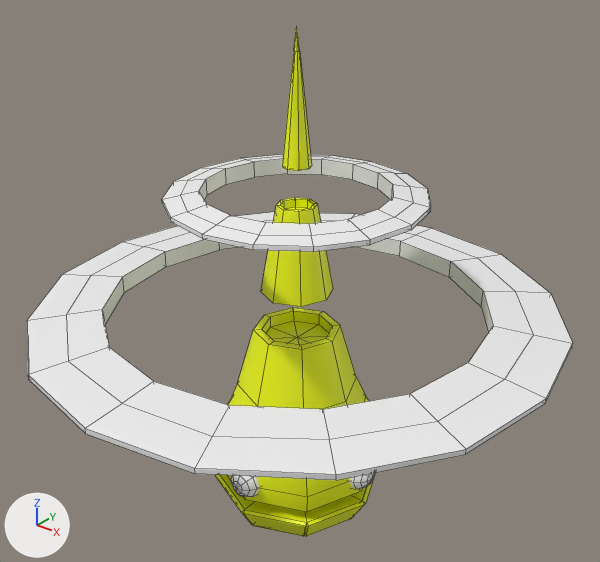
The FBX model Assets/Models/Floater_Final.fbx as it was, and as the next commit left it.
The view is the same before and after, from a 50 mm camera at (0.0833, -0.1033, 0.1119) aimed at (-0.0008, 0.0019, 0.0467). The axes (+X, +Y, +Z) are drawn at lower left. The lights are the same throughout. Mesh edges are drawn as thin lines. Where no turn or scale is listed for an object, it has been applied to the vertices.

In view in the first picture: 'Body', 'Fin2', 'Fin3', 'Ring1', 'Ring2'.
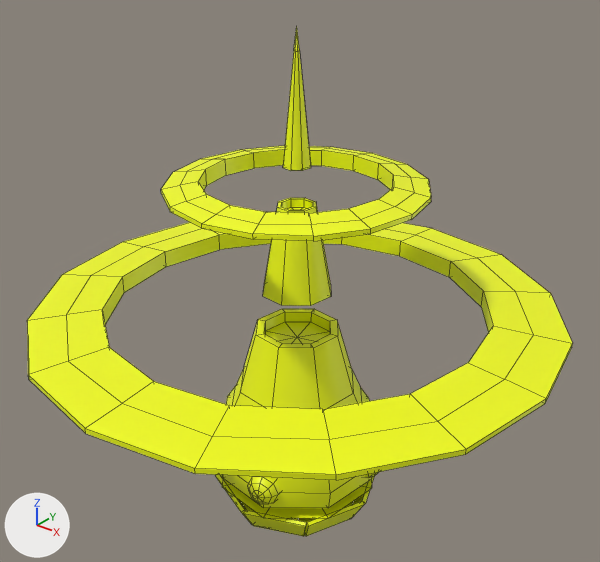
Commit message: Floater Fo Real

Boxes (x1, y1, x2, y2) around the edits, measured in the pictures (600 x 562 px; the box of a moved part takes in the faces that stretch with it):
'Ring2', recoloured (white to yellow)
    both: (27, 212, 573, 480)
'Body', reshaped, moved
    before: (220, 27, 375, 522)
    after: (222, 27, 379, 518)
'Ring1', recoloured, moved (grey to yellow)
    before: (162, 154, 431, 252)
    after: (161, 146, 431, 241)
part 1 of me_mesh_008, moved or reshaped
    before: (220, 307, 369, 522)
    after: (222, 309, 372, 518)
part 2 of me_mesh_008, moved or reshaped
    before: (282, 27, 312, 171)
    after: (283, 27, 311, 171)
part 3 of me_mesh_008, moved or reshaped
    before: (261, 197, 333, 307)
    after: (263, 198, 331, 306)
part 4 of me_mesh_008, moved or reshaped
    before: (231, 475, 260, 497)
    after: (247, 476, 280, 504)
part 5 of me_mesh_008, moved or reshaped
    before: (350, 473, 375, 489)
    after: (364, 472, 379, 478)

What the commit changed:
me_mesh_010 has 96 vertices, 96 faces and spans x -0.0472..0.0472, y -0.0472..0.0472, z -0.0017..0.0017.
me_mesh_010 no longer uses material mat_floater_lightgrey_mat1 (white #f0f0f0).
me_mesh_010 now uses material mat_floater_yellow_mat1 (yellow #f4ff00).
me_mesh_009 has 96 vertices, 96 faces and spans x -0.0225..0.0225, y -0.0225..0.0225, z -0.0015..0.0015.
me_mesh_009 no longer uses material mat_floater_lightgrey_mat1 (white #f0f0f0).
me_mesh_009 now uses material mat_floater_yellow_mat1 (yellow #f4ff00).
me_mesh_008 has 429 vertices, 464 faces and spans x -0.0176..0.0176, y -0.0176..0.0176, z -0.0425..0.0425.
me_mesh_008 is used by ob_body; location (0.0, 0.0, 0.0489).
me_mesh_008 part 1: the loose piece of 113 vertices spanning x -0.0162..0.0162, y -0.0162..0.0162, z -0.0425..-0.0107 is turned 15.1 degrees about the z axis through its middle, then moved by (0.0, 0.0, 0.0489), in mat_floater_yellow_mat1 (yellow #f4ff00).
me_mesh_008 part 2: the loose piece of 34 vertices spanning x -0.0025..0.0025, y -0.0025..0.0025, z 0.0199..0.0425 is turned 15.1 degrees about the z axis through its middle, then moved by (0.0, 0.0, 0.0489).
me_mesh_008 part 3: the loose piece of 50 vertices spanning x -0.0065..0.0065, y -0.0065..0.0065, z -0.0031..0.0131 is turned 15.1 degrees about the z axis through its middle, then moved by (0.0, 0.0, 0.0489).
me_mesh_008 part 4: the loose piece of 58 vertices spanning x -0.0033..0.0033, y -0.0176..-0.0109, z -0.0395..-0.0329 is turned 15.1 degrees about the z axis through its middle, then moved by (0.0037, 0.0005, 0.0489), in mat_floater_yellow_mat1 (yellow #f4ff00).
me_mesh_008 part 5: the loose piece of 58 vertices spanning x 0.0109..0.0176, y -0.0033..0.0033, z -0.0395..-0.0329 is turned 15.1 degrees about the z axis through its middle, then moved by (-0.0005, 0.0037, 0.0489), in mat_floater_yellow_mat1 (yellow #f4ff00).
me_mesh_008 no longer uses material mat_floater_darkgrey_mat1 (grey #bcbcbc).
me_mesh_008 no longer uses material mat_floater_white_mat1 (white #ffffff).
Object 'Ring1' (ob_ring1) moves from (0.0, 0.0, 0.0636) to (0.0, 0.0, 0.0653).
Object 'Body' (ob_body) moves from (0.0, 0.0, 0.0489) to (0.0, 0.0, 0.0).
